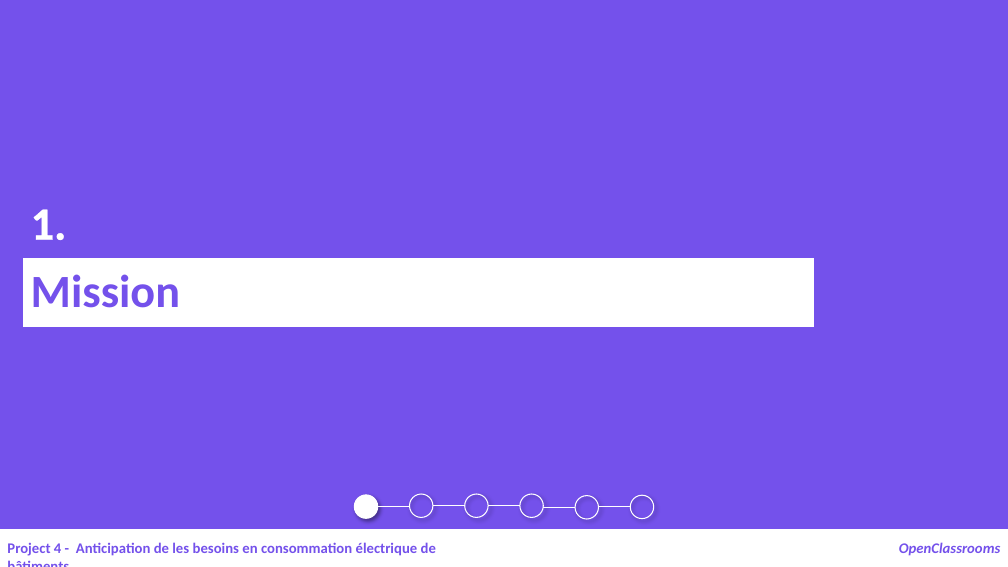
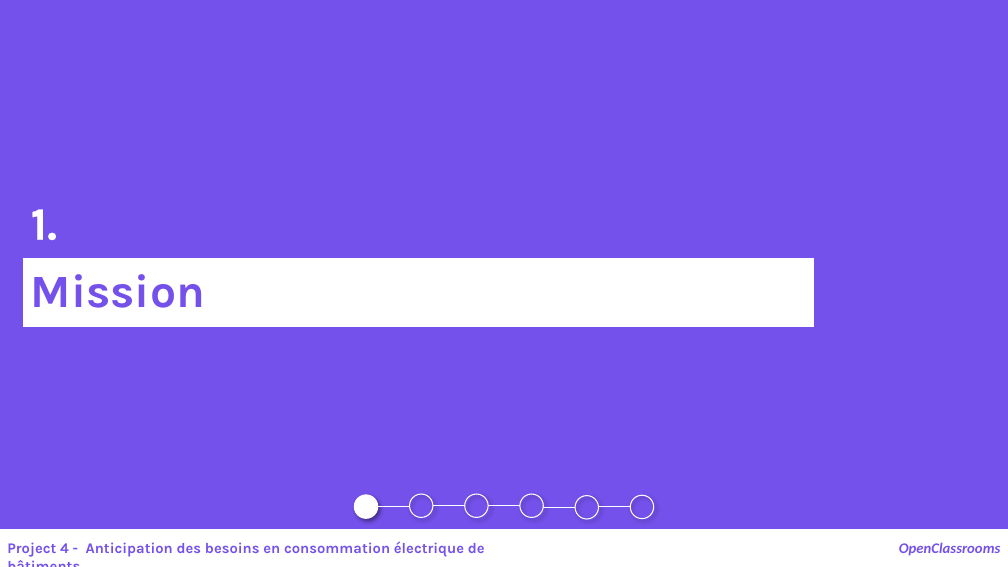
Before and after one commit to samirhinojosa/OC-P4-consumption-needs-of-buildings, a slide deck: slide 3 of supports/P4_presentation v1.pptx. Drawn at 1008x567 pixels with LibreOffice and Linux fonts; fonts in the diff are those of the drawing. Boxes give left, top, right and bottom in pixels: in the first picture for what was removed or moved away, otherwise in the second. Text is boxed around its words. In the diff, an @@ line names an element or a change of style, - is before the commit and + after.

```diff
--- a/supports/P4_presentation v1.pptx
+++ b/supports/P4_presentation v1.pptx
@@ text "1." at (31,209,57,240): font Calibri to Karla @@
@@ rectangle "Mission" at (23,259,814,327): font Calibri to Karla @@
@@ text at (7,541,485,557): text changed; font Calibri to Karla @@
-Project 4 - Anticipation de les besoins en consommation électrique de bâtiments
+Project 4 - Anticipation des besoins en consommation électrique de bâtiments
```
Also in this commit, not shown: 6 other slides changed, 15 slides added, 1 slide removed, 55 other files.
